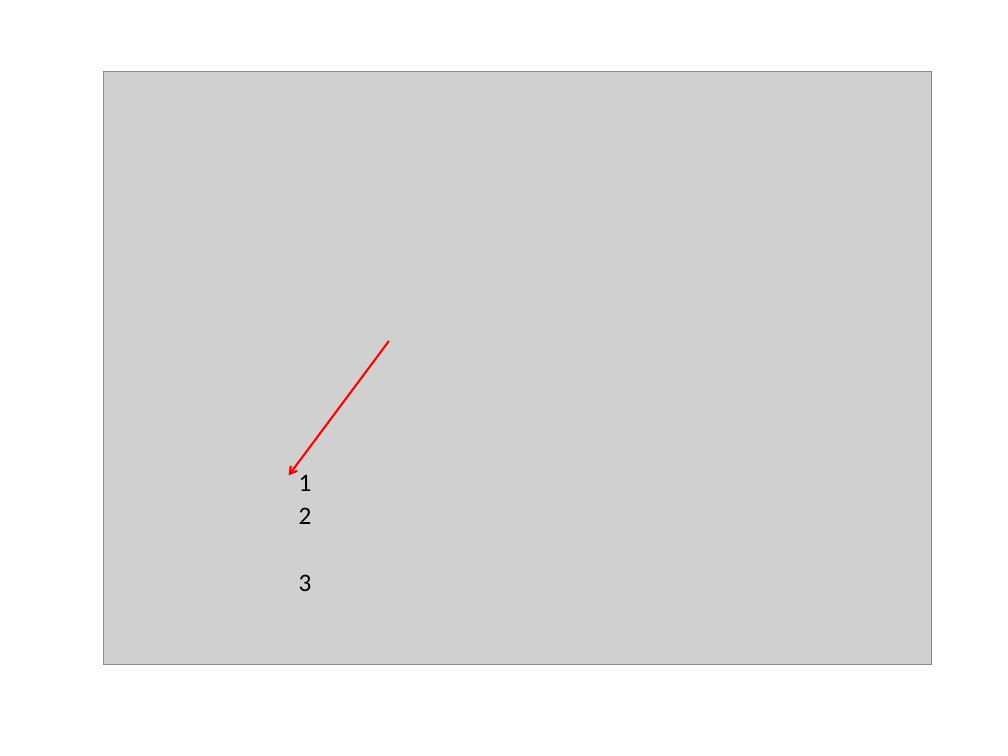
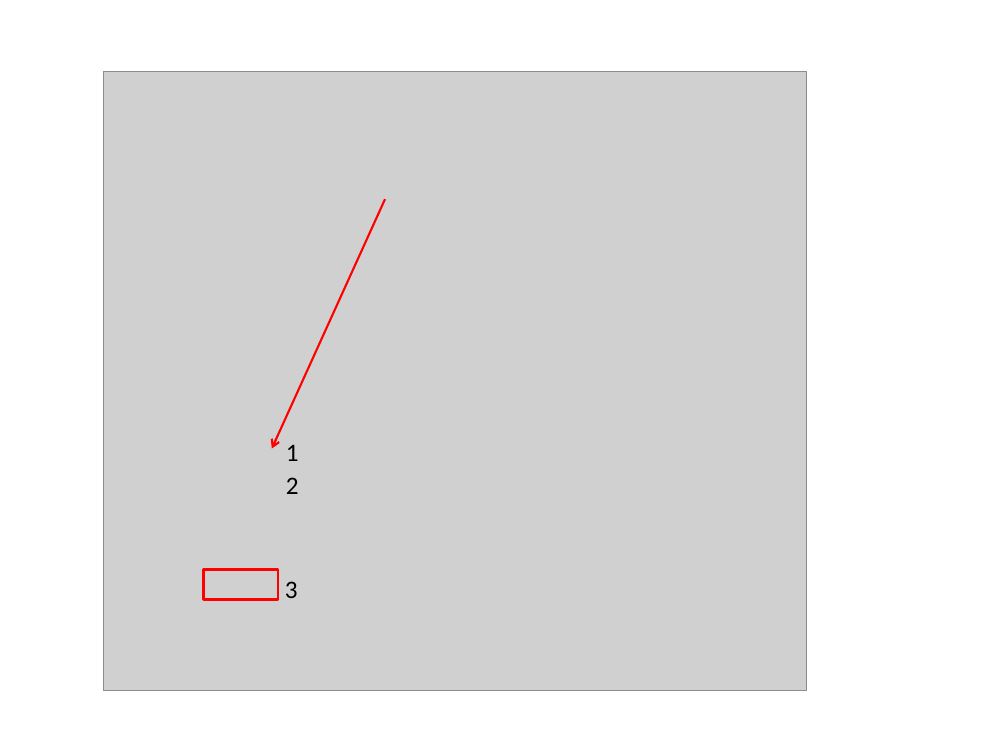
Before and after one commit to DePrettoM/EEGpal, a slide deck: slide 5 of Manuels/picture_EEGpal_manuals.pptx (slide 6 before the commit). Drawn at 1008x756 pixels with LibreOffice and Linux fonts; fonts in the diff are those of the drawing; grey boxes stand for pictures. Boxes give left, top, right and bottom in pixels: in the first picture for what was removed or moved away, otherwise in the second. Text is boxed around its words. In the diff, an @@ line names an element or a change of style, - is before the commit and + after.

```diff
--- a/Manuels/picture_EEGpal_manuals.pptx
+++ b/Manuels/picture_EEGpal_manuals.pptx
@@ picture: place and size @@
-picture at <box>104,72,931,664</box>
+picture at <box>104,72,806,690</box>
@@ arrow moved from (389, 341) - (288, 476) to (385, 200) - (272, 449) @@
@@ text "1": place and size @@
-text "1" at <box>299,474,312,491</box>
+text "1" at <box>286,444,299,461</box>
@@ text "2": place and size @@
-text "2" at <box>299,507,312,524</box>
+text "2" at <box>286,477,299,494</box>
@@ text "3": place and size @@
-text "3" at <box>299,574,312,591</box>
+text "3" at <box>285,581,298,598</box>
@@ rectangle added at <box>204,570,278,600</box>, outline #FF0000 2 pt @@
```
Also in this commit, not shown: 4 other slides changed, 1 slide added, 2 slides removed, 4 other files.
